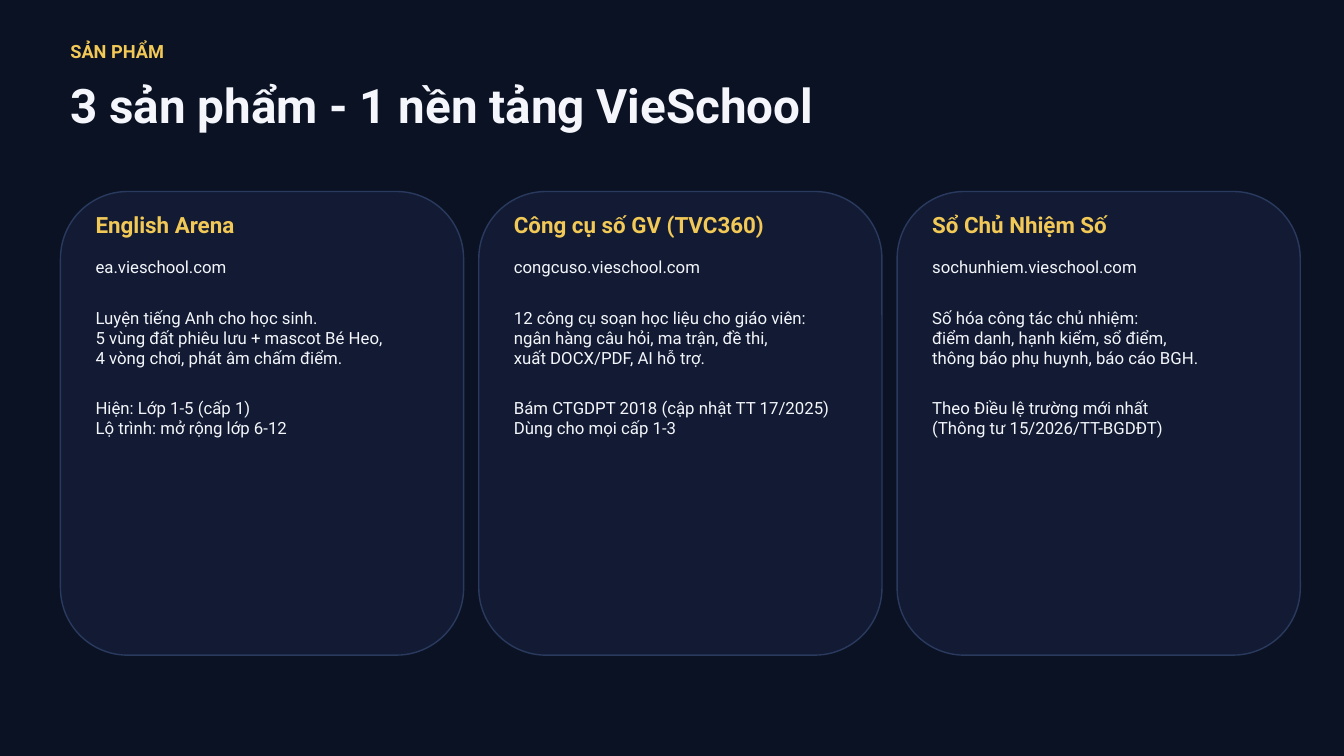
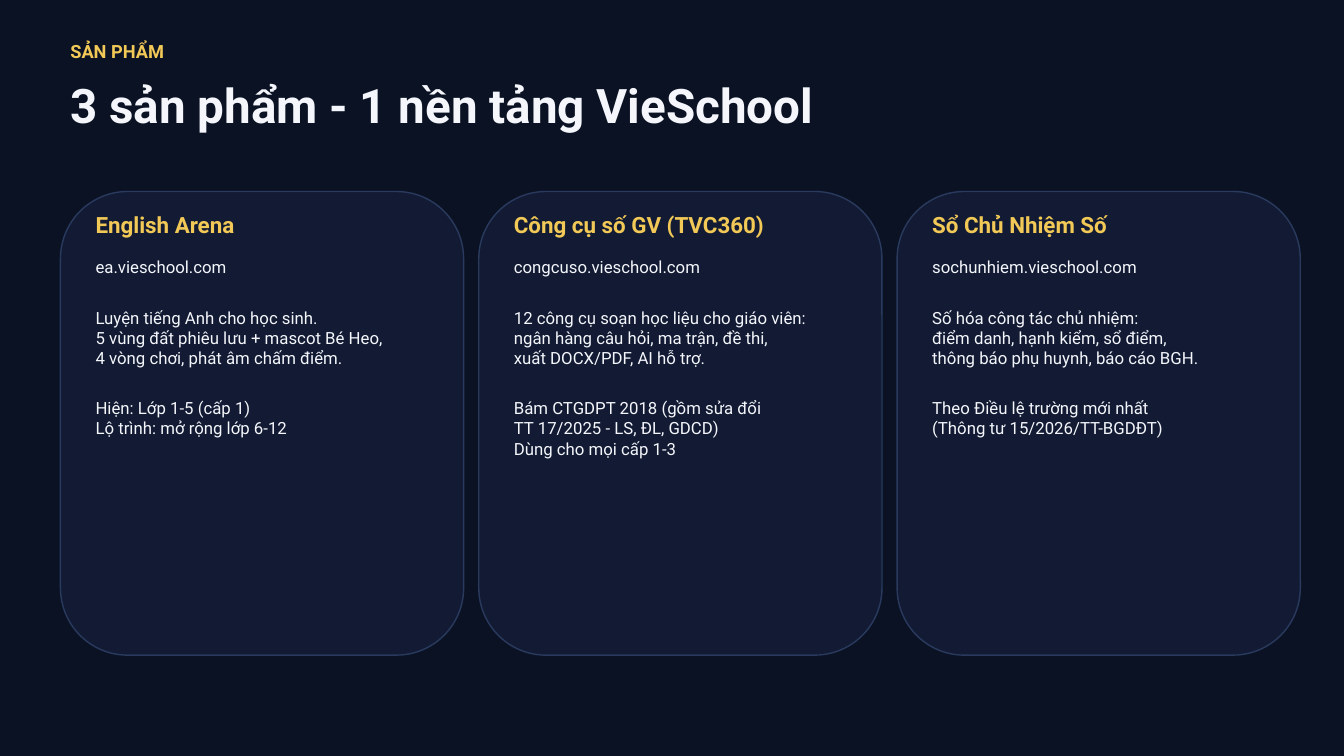
Before and after one commit to saintzzz/student-self-practice-web, a slide deck: slide 3 of docs/proposal-vieschool-sales.pptx. Drawn at 1344x756 pixels with LibreOffice and Linux fonts; fonts in the diff are those of the drawing. Boxes give left, top, right and bottom in pixels: in the first picture for what was removed or moved away, otherwise in the second. Text is boxed around its words. In the diff, an @@ line names an element or a change of style, - is before the commit and + after.

```diff
--- a/docs/proposal-vieschool-sales.pptx
+++ b/docs/proposal-vieschool-sales.pptx
@@ text at <box>514,400,761,438</box>: text changed @@
-Bám CTGDPT 2018 (cập nhật TT 17/2025)
+Bám CTGDPT 2018 (gồm sửa đổi
+TT 17/2025 - LS, ĐL, GDCD)
```
Also in this commit, not shown: 1 other slide changed, 11 other files.
